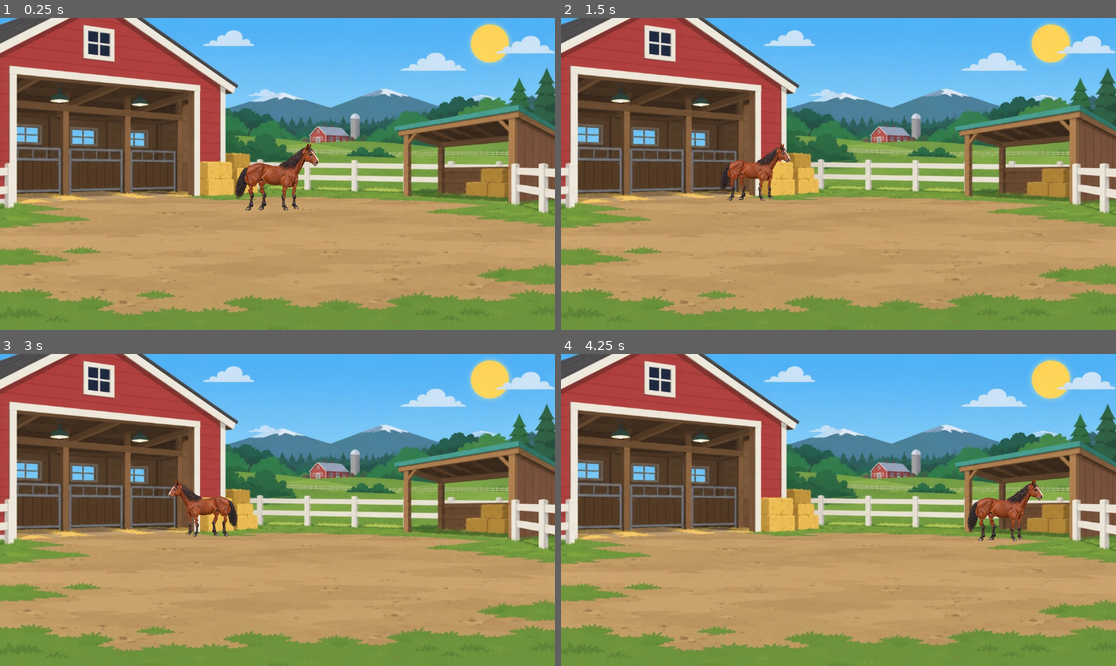
Above: before the commit, frames 1-4 (two rows, left to right).
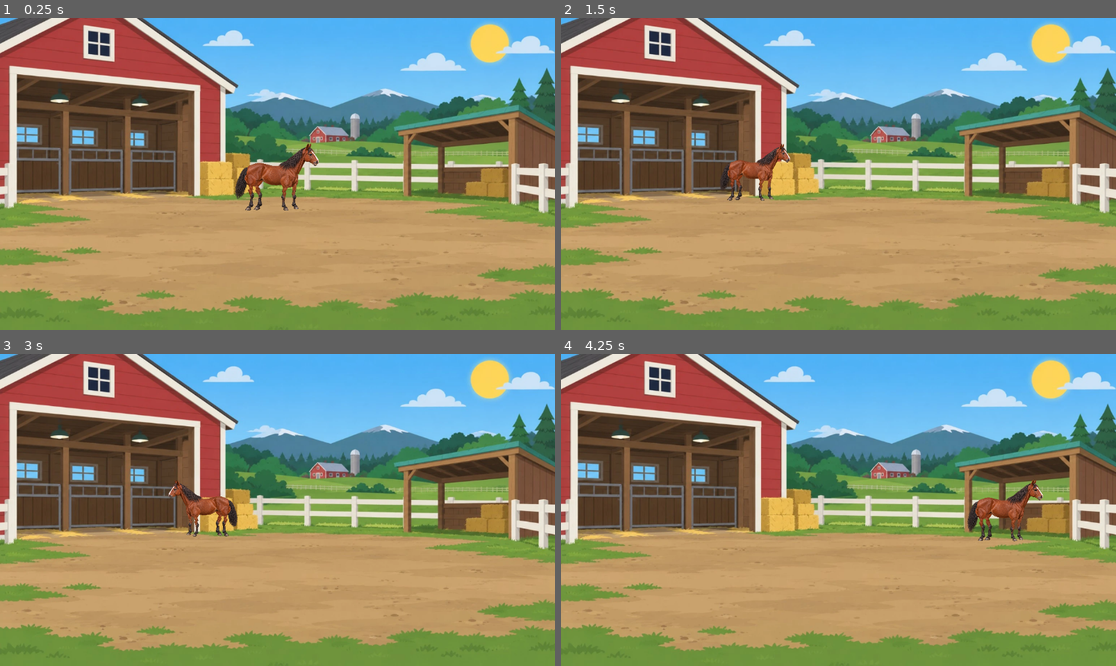
Above: after the commit, the same moments.

Repository: marceldubrig-hash/Pferd-und-Steve
Game: Godot game, scene res://scenes/main.tscn
Two runs of this game, one before a commit and one after it. Both use one fixed random seed, a clock stepped at 60 frames per second and the inputs below.
Inputs (mouse positions are in pixels of both pictures, inside the frame that each line leads up to):
- Up to frame 1 (0.25 s): no input
- Up to frame 2 (1.5 s): move the mouse to (960, 158) at 0.52 s; click (960, 158) at 0.67 s; tap Enter at 1.25 s; drag from (727, 189) to (810, 236) at 1.27 s
- Up to frame 3 (3 s): move the mouse to (333, 441) at 2.02 s; click (333, 441) at 2.17 s; drag from (249, 572) to (111, 463) at 2.77 s
- Up to frame 4 (4.25 s): move the mouse to (1005, 556) at 3.52 s; click (1005, 556) at 3.67 s

The runs differ from the first frame. In frame 1, 0.1% of the frame differs, in the area x 45-49%, y 52-62%; in frame 2, less than 0.1%; in frame 3, 0.1%; in frame 4, 0.1%.

Commit message:
Reposition outer hind leg closer to body

Diff:
--- a/scenes/horse_cutout_rig.tscn
+++ b/scenes/horse_cutout_rig.tscn
@@ -596,7 +596,7 @@
 texture = SubResource("AtlasTexture_front_left_hoof")
 
 [node name="HindFar" type="Node2D" parent="."]
-position = Vector2(-262, -77)
+position = Vector2(-330, -77)
 scale = Vector2(0.5, 0.5)
 z_index = -1
 
